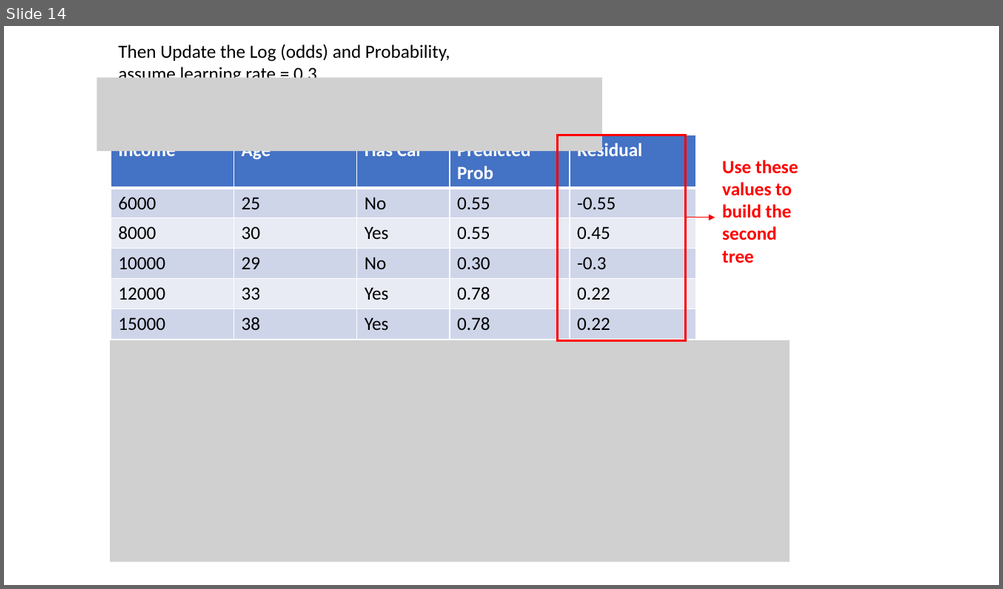
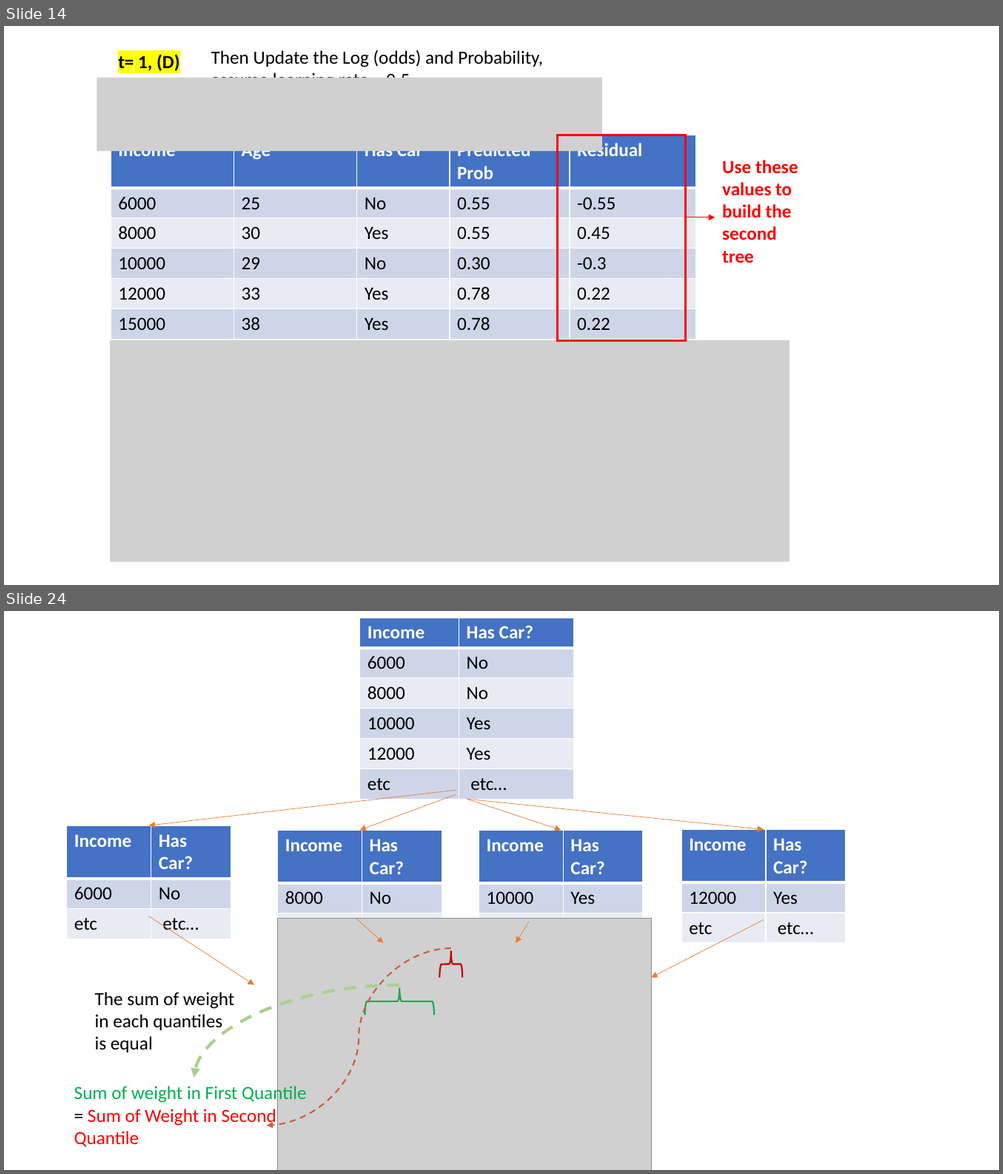
Before and after one commit to beckswu/beckswu.github.io, a slide deck: img/post/Natural-Language-Processing/course2/formula.pptx. Shown one above the other, each under a label of ours: slide 14 before the commit, slides 14 and 24 after it; the slides between them are not shown. The pictures are 1003x589 and 1003x1174 pixels, drawn with LibreOffice and Linux fonts; fonts in the diff are those of the drawing; grey boxes stand for pictures. Boxes give left, top, right and bottom in pixels: in the first picture for what was removed or moved away, otherwise in the second. Text is boxed around its words. In the diff, an @@ line names an element or a change of style, - is before the commit and + after.

```diff
--- a/img/post/Natural-Language-Processing/course2/formula.pptx
+++ b/img/post/Natural-Language-Processing/course2/formula.pptx
@@ slide 24 added at [4, 611, 999, 1170], background #FFFFFF @@
@@ table added at [360, 618, 574, 799], 6 rows, 2 columns @@
+Income | Has Car?
+6000 | No
+8000 | No
+10000 | Yes
+12000 | Yes
+etc | etc…
@@ arrow added from (457, 790) to (149, 826), #ED7D31 0.5 pt @@
@@ arrow added from (455, 795) to (360, 830), #ED7D31 0.5 pt @@
@@ arrow added from (466, 799) to (560, 830), #ED7D31 0.5 pt @@
@@ arrow added from (466, 799) to (763, 829), #ED7D31 0.5 pt @@
@@ table added at [67, 826, 231, 938], 3 rows, 2 columns @@
+Income | Has Car?
+6000 | No
+etc | etc…
@@ table added at [278, 830, 442, 943], 3 rows, 2 columns @@
+Income | Has Car?
+8000 | No
+etc | etc…
@@ table added at [478, 830, 643, 943], 3 rows, 2 columns @@
+Income | Has Car?
+10000 | Yes
+etc | etc…
@@ table added at [681, 829, 845, 937], 3 rows, 2 columns @@
+Income | Has Car?
+12000 | Yes
+etc | etc…
@@ arrow added from (149, 916) to (254, 985), #ED7D31 0.5 pt @@
@@ picture added at [278, 918, 651, 1170] @@
@@ arrow added from (356, 918) to (383, 943), #ED7D31 0.5 pt @@
@@ arrow added from (529, 921) to (516, 943), #ED7D31 0.5 pt @@
@@ arrow added from (763, 920) to (651, 978), #ED7D31 0.5 pt @@
@@ curved arrow added from (451, 948) to (267, 1126), #C46042 1.5 pt dashed @@
@@ left brace added at [439, 951, 463, 978], outline #C00000 1.5 pt @@
@@ curved arrow added from (399, 985) to (194, 1078), #A9D18E 3 pt dashed @@
@@ text added at [95, 992, 234, 1053], 18 pt, text #000000 @@
+The sum of weight in each quantiles is equal
@@ left brace added at [364, 988, 434, 1015], outline #00B050 1.5 pt @@
@@ text added at [74, 1085, 307, 1147], 18 pt, text #FF0000 @@
+Sum of weight in First Quantile = Sum of Weight in Second Quantile
@@ slide 14 changed as well @@
@@ text added at [118, 54, 180, 71], 18 pt, text #000000, bold @@
+t= 1, (D)
@@ text at [211, 50, 543, 78]: text changed @@
-Then Update the Log (odds) and Probability, assume learning rate = 0.3
+Then Update the Log (odds) and Probability, assume learning rate = 0.5
```
Also in this commit, not shown: 3 other slides changed, 10 other slides added, 15 other files.
